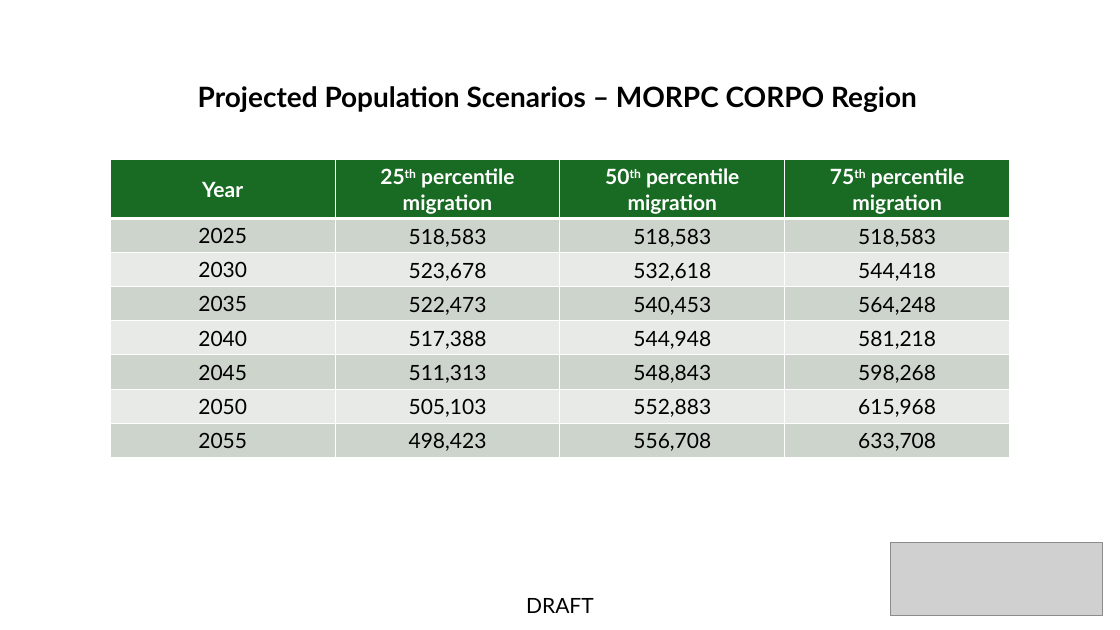
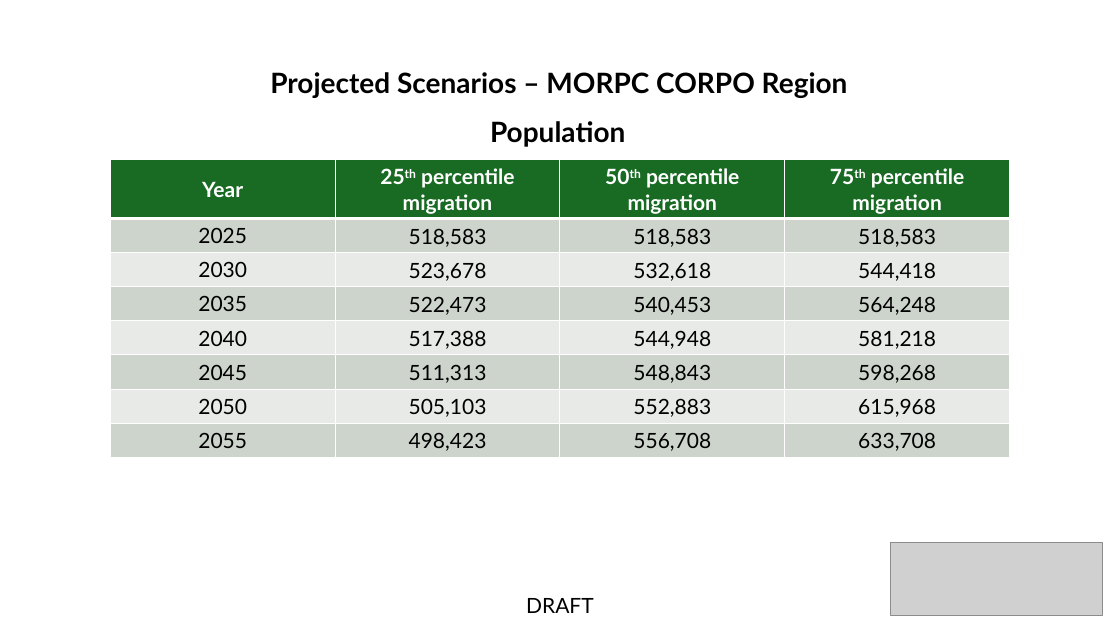
Before and after one commit to morpc/morpc-county-controls, a slide deck: slide 79 of deliverables/MORPC County Projections.pptx (slide 41 before the commit). Drawn at 1120x630 pixels with LibreOffice and Linux fonts; fonts in the diff are those of the drawing; grey boxes stand for pictures. Boxes give left, top, right and bottom in pixels: in the first picture for what was removed or moved away, otherwise in the second. Text is boxed around its words. In the diff, an @@ line names an element or a change of style, - is before the commit and + after.

```diff
--- a/deliverables/MORPC County Projections.pptx
+++ b/deliverables/MORPC County Projections.pptx
@@ text at <box>270,72,848,98</box>: text changed @@
-Projected Population Scenarios – MORPC CORPO Region
+Projected Scenarios – MORPC CORPO Region
@@ text added at <box>490,121,625,147</box>, 24 pt, text #000000, bold @@
+Population
```
Also in this commit, not shown: 23 other slides changed, 46 slides added.
